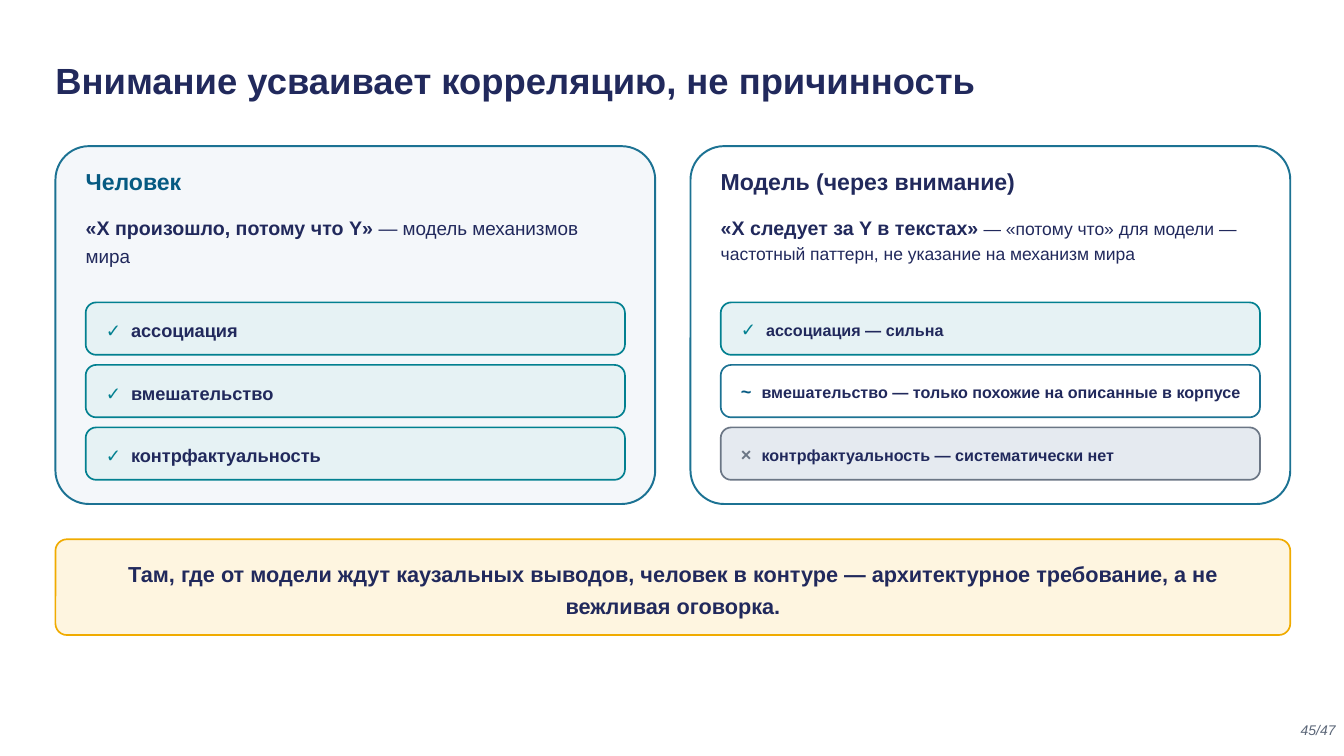
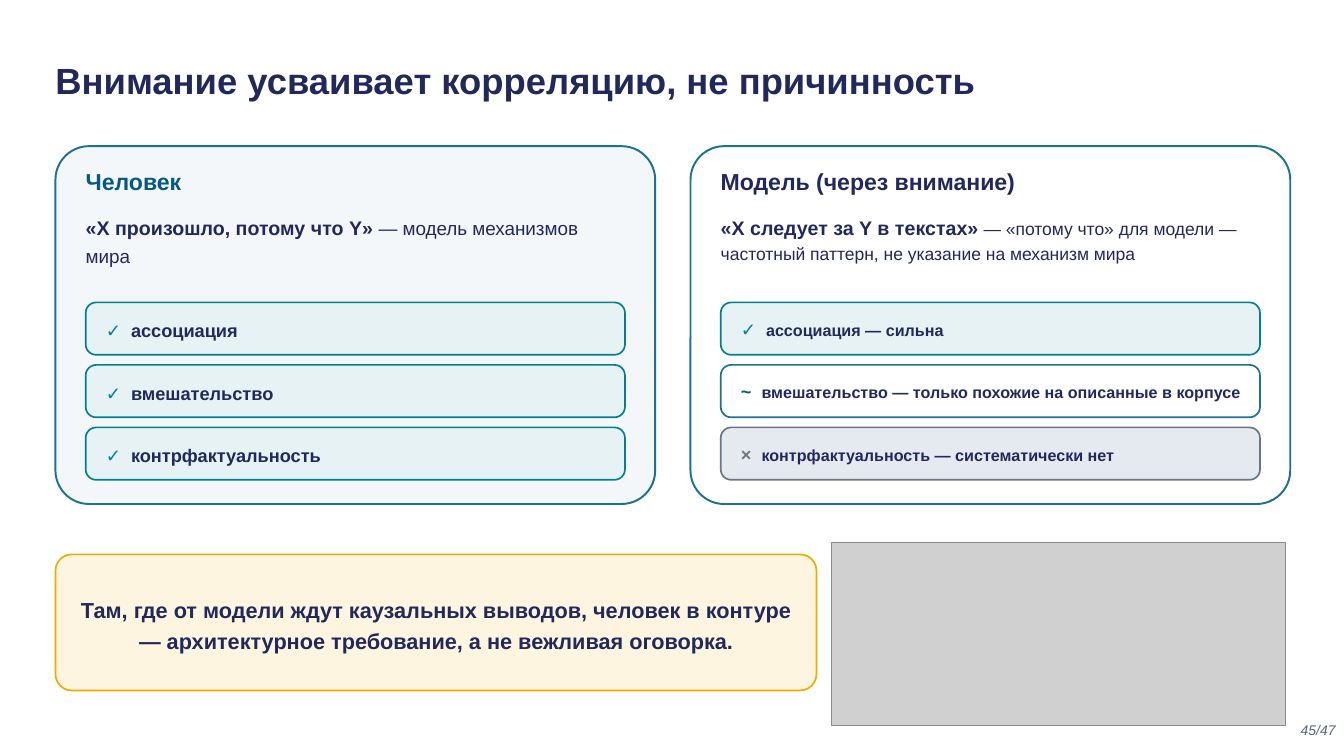
Before and after one commit to tellina-study/AI-usage-lessons, a slide deck: slide 45 of library/lectures/lec-02/rendered/lec-02.pptx. Drawn at 1344x756 pixels with LibreOffice and Linux fonts; fonts in the diff are those of the drawing; grey boxes stand for pictures. Boxes give left, top, right and bottom in pixels: in the first picture for what was removed or moved away, otherwise in the second. Text is boxed around its words. In the diff, an @@ line names an element or a change of style, - is before the commit and + after.

```diff
--- a/library/lectures/lec-02/rendered/lec-02.pptx
+++ b/library/lectures/lec-02/rendered/lec-02.pptx
@@ rounded rectangle: place and size @@
-rounded rectangle at [55, 539, 1291, 635]
+rounded rectangle at [55, 555, 817, 691]
@@ text "Там, где от модели ждут ..." rewrapped from [128, 566, 1217, 619] to [81, 603, 791, 654] @@
@@ picture added at [832, 542, 1286, 726] @@
```
Also in this commit, not shown: 9 other slides changed, 29 other files.
